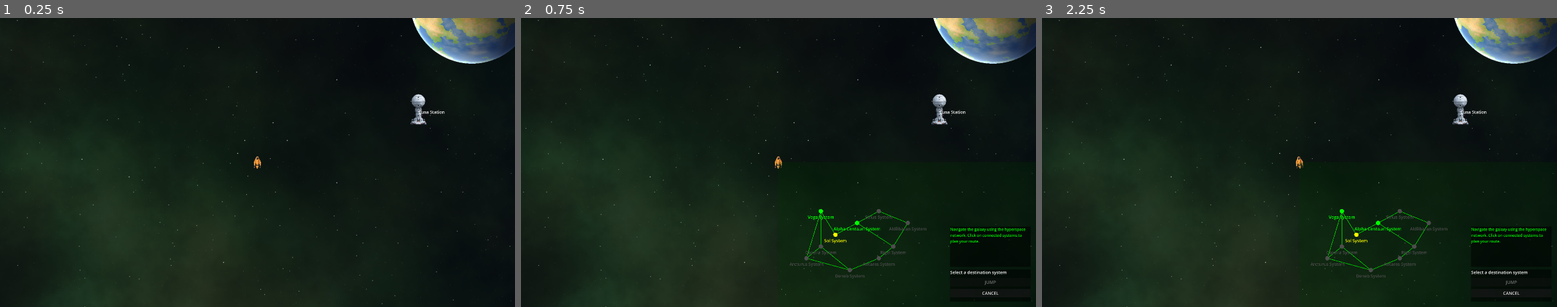
Above: before the commit, frames 1-3 (left to right).
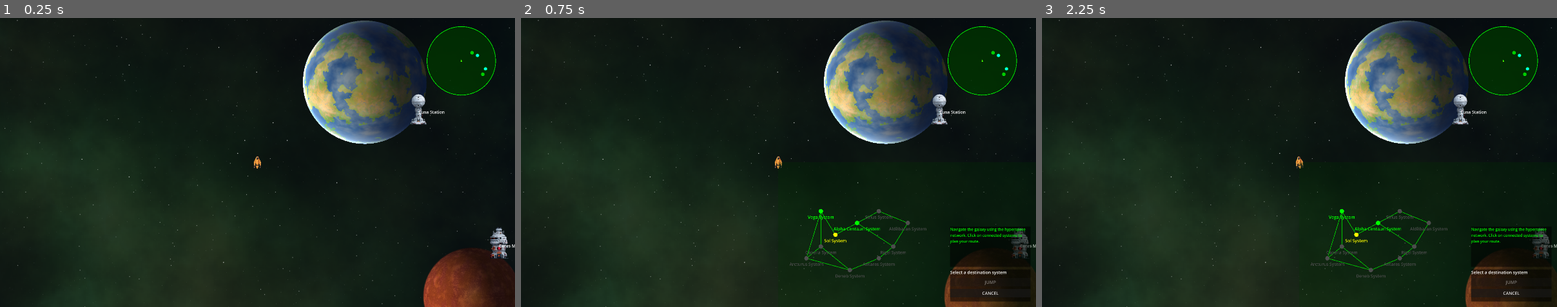
Above: after the commit, the same moments.

Repository: krets/GN_Prototype
Game: Godot game, scene res://scenes/Main.tscn
Same seed, same stepped clock (60 frames per second), same inputs: the game is played once before the commit and once after it.
Inputs (mouse positions are in pixels of both pictures, inside the frame that each line leads up to):
- Up to frame 1 (0.25 s): no input
- Up to frame 2 (0.75 s): tap Enter at 0.5 s; move the mouse to (891, 148) at 0.52 s; hold Right (turn_right) from 0.53 s (still down); hold H (hyperspace) from 0.53 s (still down); click (891, 148) at 0.67 s
- Up to frame 3 (2.25 s): release Right (turn_right) at 1.25 s; release H (hyperspace) at 1.25 s; click "CANCEL" at 1.25 s; tap Space (interact) at 2 s; move the mouse to (1196, 176) at 2.02 s; hold Left (turn_left) from 2.03 s (still down); tap H (hyperspace) at 2.1 s

The runs differ from the first frame. In frame 1, 15% of the frame differs, in the area x 58-100%, y 0-100%; in frame 2, 13%; in frame 3, 13%.

Commit message:
Added a minimap
A lot of the planet placements are random, each system will need a bit of design work. But it's all working.

Diff:
--- a/data/universe.json
+++ b/data/universe.json
@@ -22,7 +22,7 @@
 		  "name": "Earth",
 		  "type": "planet",
 		  "description": "The blue marble, humanity's homeworld",
-		  "position": { "x": 800, "y": -600 },
+		  "position": { "x": 400, "y": -300 },
 		  "scale": 1.0,
 		  "can_land": true,
 		  "services": ["shipyard", "outfitter", "commodity_exchange", "mission_computer"],
@@ -48,7 +48,7 @@
 		  "name": "Mars",
 		  "type": "planet",
 		  "description": "The red planet, now a bustling colony world",
-		  "position": { "x": 2000, "y": 1000 },
+		  "position": { "x": 800, "y": 500 },
 		  "scale": 0.8,
 		  "can_land": true,
 		  "services": ["shipyard", "outfitter", "commodity_exchange", "mission_computer"],
@@ -61,7 +61,7 @@
 		  "name": "Ceres Mining Station",
 		  "type": "station",
 		  "description": "A rough mining outpost in the asteroid belt",
-		  "position": { "x": 1800, "y": 300 },
+		  "position": { "x": 900, "y": 300 },
 		  "sprite": "res://sprites/stations/mining_station.png",
 		  "can_land": true,
 		  "services": ["outfitter", "commodity_exchange", "bar"],
--- a/project.godot
+++ b/project.godot
@@ -23,6 +23,7 @@
 
 window/size/viewport_width=1920
 window/size/viewport_height=1080
+window/size/resizable=false
 window/stretch/scale=2.0
 
 [input]
--- /dev/null
+++ b/scenes/Minimap.tscn
@@ -0,0 +1,12 @@
+[gd_scene load_steps=2 format=3 uid="uid://xqhqmo68fuq5"]
+
+[ext_resource type="Script" uid="uid://bqrlvlogxp5bx" path="res://scripts/Minimap.gd" id="1_io2p7"]
+
+[node name="Minimap" type="Control"]
+custom_minimum_size = Vector2(180, 180)
+layout_mode = 3
+offset_right = 180.0
+offset_bottom = 180.0
+grow_horizontal = 2
+grow_vertical = 2
+script = ExtResource("1_io2p7")
--- /dev/null
+++ b/scripts/Minimap.gd
@@ -0,0 +1,242 @@
+# =============================================================================
+# MINIMAP - Simple geometric minimap for system navigation (Hyperspace-Safe)
+# =============================================================================
+# Minimap.gd
+extends Control
+class_name Minimap
+
+@export var minimap_radius: float = 128.0
+@export var zoom_scale: float = 0.1  # Adjust this to fine-tune zoom level
+@export var player_size: float = 4.0
+@export var celestial_body_size: float = 6.0
+@export var center_arrow_distance: float = 2000.0  # Distance from (0,0) before showing center arrow
+
+# Colors - matching your game's retro theme
+var background_color = Color(0.0, 0.2, 0.0, 0.8)  # Dark green with transparency
+var border_color = Color(0.0, 1.0, 0.0, 1.0)      # Bright green
+var player_color = Color(1.0, 1.0, 0.0, 1.0)      # Yellow
+var planet_color = Color(0.0, 0.8, 0.0, 1.0)      # Medium green
+var station_color = Color(0.0, 1.0, 1.0, 1.0)     # Cyan
+var center_arrow_color = Color(1.0, 0.5, 0.0, 1.0) # Orange
+
+var player_ship: Node2D
+var celestial_bodies: Array[Node2D] = []
+var system_center: Vector2 = Vector2.ZERO
+var is_active: bool = true  # Track if minimap should be active
+
+func _ready():
+	# Set up the minimap
+	custom_minimum_size = Vector2(minimap_radius * 2 + 20, minimap_radius * 2 + 20)
+
+	# Find player ship
+	find_player_ship()
+
+	# Find celestial bodies
+	find_celestial_bodies()
+
+	# Connect to system changes
+	UniverseManager.system_changed.connect(_on_system_changed)
+
+func _draw():
+	var center = Vector2(minimap_radius + 10, minimap_radius + 10)
+
+	# Always draw background circle
+	draw_circle(center, minimap_radius, background_color)
+	draw_arc(center, minimap_radius, 0, TAU, 64, border_color, 2.0)
+
+	# If inactive (during hyperspace), show "HYPERSPACE" text
+	if not is_active:
+		var font = ThemeDB.fallback_font
+		var font_size = 14
+		var text = "HYPERSPACE"
+		var text_size = font.get_string_size(text, HORIZONTAL_ALIGNMENT_CENTER, -1, font_size)
+		var text_pos = center - text_size / 2
+		draw_string(font, text_pos, text, HORIZONTAL_ALIGNMENT_CENTER, -1, font_size, player_color)
+		return
+
+	if not player_ship:
+		return
+
+	var player_pos = player_ship.global_position
+
+	# Draw celestial bodies (only if active)
+	for body in celestial_bodies:
+		# Safety check: make sure body is still valid
+		if is_instance_valid(body):
+			draw_celestial_body(body, player_pos, center)
+
+	# Draw player
+	draw_player(player_pos, center)
+
+	# Draw center arrow if player is far from system center
+	draw_center_arrow(player_pos, center)
+
+func draw_celestial_body(body: Node2D, player_pos: Vector2, minimap_center: Vector2):
+	# Additional safety check
+	if not is_instance_valid(body):
+		return
+
+	var relative_pos = (body.global_position - player_pos) * zoom_scale
+	var minimap_pos = minimap_center + relative_pos
+
+	# Only draw if within minimap radius
+	var distance_from_center = minimap_pos.distance_to(minimap_center)
+	if distance_from_center > minimap_radius:
+		return
+
+	# Determine color based on celestial body type
+	var color = planet_color
+	if body.has_method("get") and body.celestial_data.has("type"):
+		match body.celestial_data.type:
+			"station":
+				color = station_color
+			"planet":
+				color = planet_color
+			_:
+				color = planet_color
+
+	# Draw the celestial body
+	draw_circle(minimap_pos, celestial_body_size, color)
+
+	# Draw a small border
+	draw_arc(minimap_pos, celestial_body_size, 0, TAU, 16, border_color, 1.0)
+
+func draw_player(player_pos: Vector2, minimap_center: Vector2):
+	# Player is always at the center of the minimap
+	var player_minimap_pos = minimap_center
+
+	# Draw player as a triangle pointing in the direction they're facing
+	var player_rotation = player_ship.rotation
+
+	# Create triangle points
+	var triangle_points = PackedVector2Array()
+	var forward = Vector2(0, -player_size).rotated(player_rotation)
+	var back_left = Vector2(-player_size * 0.6, player_size * 0.8).rotated(player_rotation)
+	var back_right = Vector2(player_size * 0.6, player_size * 0.8).rotated(player_rotation)
+
+	triangle_points.append(player_minimap_pos + forward)
+	triangle_points.append(player_minimap_pos + back_left)
+	triangle_points.append(player_minimap_pos + back_right)
+
+	# Draw filled triangle
+	draw_colored_polygon(triangle_points, player_color)
+
+	# Draw triangle outline
+	draw_polyline(triangle_points + PackedVector2Array([triangle_points[0]]), border_color, 1.0)
+
+func draw_center_arrow(player_pos: Vector2, minimap_center: Vector2):
+	var distance_from_center = player_pos.distance_to(system_center)
+
+	if distance_from_center < center_arrow_distance:
+		return
+
+	# Calculate direction to system center
+	var direction_to_center = (system_center - player_pos).normalized()
+
+	# Draw line from center toward edge
+	var line_start = minimap_center
+	var line_end = minimap_center + direction_to_center * (minimap_radius - 20)
+	draw_line(line_start, line_end, center_arrow_color, 2.0)
+
+	# Position arrow head on the edge of minimap
+	var arrow_pos = minimap_center + direction_to_center * (minimap_radius - 15)
+
+	# Create arrow pointing toward center - FIXED ROTATION
+	var arrow_size = 8.0
+	var arrow_points = PackedVector2Array()
+	var rotation = direction_to_center.angle() + PI/2  # Fixed: added PI/2 to correct rotation
+
+	var tip = Vector2(0, -arrow_size).rotated(rotation)
+	var left_wing = Vector2(-arrow_size * 0.6, arrow_size * 0.4).rotated(rotation)
+	var right_wing = Vector2(arrow_size * 0.6, arrow_size * 0.4).rotated(rotation)
+
+	arrow_points.append(arrow_pos + tip)
+	arrow_points.append(arrow_pos + left_wing)
+	arrow_points.append(arrow_pos + right_wing)
+
+	# Draw filled arrow
+	draw_colored_polygon(arrow_points, center_arrow_color)
+
+	# Draw arrow outline
+	draw_polyline(arrow_points + PackedVector2Array([arrow_points[0]]), border_color, 1.0)
+
+func _process(_delta):
+	# Check player ship hyperspace status
+	check_hyperspace_status()
+
+	# Only redraw if active
+	if is_active:
+		queue_redraw()
+
+func check_hyperspace_status():
+	"""Monitor player ship hyperspace state and disable/enable minimap accordingly"""
+	if not player_ship:
+		return
+
+	# Check if player ship has hyperspace_state property
+	if player_ship.has_method("get") and "hyperspace_state" in player_ship:
+		var in_hyperspace = (player_ship.hyperspace_state != player_ship.HyperspaceState.NORMAL)
+
+		if in_hyperspace and is_active:
+			# Player entered hyperspace - disable minimap
+			print("Minimap: Player entered hyperspace, disabling")
+			disable_minimap()
+		elif not in_hyperspace and not is_active:
+			# Player exited hyperspace - re-enable minimap
+			print("Minimap: Player exited hyperspace, enabling")
+			enable_minimap()
+
+func disable_minimap():
+	"""Disable the minimap during hyperspace jumps"""
+	is_active = false
+	celestial_bodies.clear()  # Clear references to prevent errors
+	queue_redraw()
+
+func enable_minimap():
+	"""Re-enable the minimap after hyperspace jumps"""
+	is_active = true
+	# Refresh celestial bodies for new system
+	call_deferred("find_celestial_bodies")
+	queue_redraw()
+
+func find_player_ship():
+	player_ship = UniverseManager.player_ship
+	if not player_ship:
+		print("Minimap: Could not find player ship")
+
+func find_celestial_bodies():
+	celestial_bodies.clear()
+
+	# Only find bodies if minimap is active
+	if not is_active:
+		return
+
+	# Find the SystemScene
+	var system_scene = get_tree().get_first_node_in_group("system_scene")
+	if not system_scene:
+		# Try alternative method
+		system_scene = get_tree().current_scene.get_node_or_null("SystemScene")
+
+	if system_scene:
+		var celestial_container = system_scene.get_node_or_null("CelestialBodies")
+		if celestial_container:
+			for child in celestial_container.get_children():
+				if child is Node2D and is_instance_valid(child):
+					celestial_bodies.append(child)
+		print("Minimap: Found ", celestial_bodies.size(), " celestial bodies")
+	else:
+		print("Minimap: Could not find SystemScene")
+
+func _on_system_changed(_system_id: String):
+	# System changed - re-enable minimap and refresh celestial bodies
+	if not is_active:
+		enable_minimap()
+	else:
+		call_deferred("find_celestial_bodies")
+
+# Public methods for runtime adjustment
+func set_zoom_scale(new_zoom: float):
+	zoom_scale = new_zoom
+
+func set_center_arrow_threshold(new_distance: float):
+	center_arrow_distance = new_distance
--- a/scripts/SystemScene.gd
+++ b/scripts/SystemScene.gd
@@ -1,5 +1,5 @@
 # =============================================================================
-# SYSTEM SCENE - Fixed camera positioning with planet scaling support
+# SYSTEM SCENE - Fixed camera positioning with planet scaling support + minimap group
 # =============================================================================
 # SystemScene.gd
 extends Node2D
@@ -9,6 +9,7 @@
 @onready var player_spawn = $PlayerSpawn
 
 func _ready():
+	add_to_group("system_scene")  # Add this line for minimap detection
 	UniverseManager.system_changed.connect(_on_system_changed)
 	setup_system(UniverseManager.get_current_system())
 
--- a/scripts/UIController.gd
+++ b/scripts/UIController.gd
@@ -1,14 +1,16 @@
 # =============================================================================
-# UPDATED UI CONTROLLER - Now uses visual hyperspace map
+# UPDATED UI CONTROLLER - Now includes minimap
 # =============================================================================
 # UIController.gd
 extends Control
 
 @onready var hyperspace_map = $HyperspaceMap
+var minimap: Control
 
 func _ready():
 	add_to_group("ui")
 	setup_ui()
+	create_minimap()
 
 func setup_ui():
 	# Hide map initially
@@ -17,6 +19,26 @@
 
 	# Make sure process mode allows UI to work when paused
 	process_mode = Node.PROCESS_MODE_ALWAYS
+
+func create_minimap():
+	"""Create and position the minimap in the upper right corner"""
+	var minimap_scene = preload("res://scenes/Minimap.tscn")
+	minimap = minimap_scene.instantiate()
+
+	# Position in upper right corner with some margin
+	var margin = 20
+	minimap.position = Vector2(
+		get_viewport().size.x - minimap.custom_minimum_size.x - margin,
+		margin
+	)
+
+	# Set anchor to top-right so it stays in corner on screen resize
+	minimap.set_anchors_and_offsets_preset(Control.PRESET_TOP_RIGHT)
+	minimap.position.x -= minimap.custom_minimum_size.x + margin
+	minimap.position.y += margin - 400
+
+	add_child(minimap)
+	print("Minimap created and positioned")
 
 func show_hyperspace_menu():
 	"""Show the visual hyperspace map"""
@@ -27,3 +49,12 @@
 	if event.is_action_pressed("ui_cancel") and hyperspace_map and hyperspace_map.visible:
 		hyperspace_map.hide_map()
 		get_viewport().set_input_as_handled()
+
+# Method to adjust minimap settings at runtime (for debugging/tuning)
+func set_minimap_zoom(zoom: float):
+	if minimap and minimap.has_method("set_zoom_scale"):
+		minimap.set_zoom_scale(zoom)
+
+func set_minimap_center_arrow_threshold(distance: float):
+	if minimap and minimap.has_method("set_center_arrow_threshold"):
+		minimap.set_center_arrow_threshold(distance)
Not shown, added: scripts/Minimap.gd.uid
